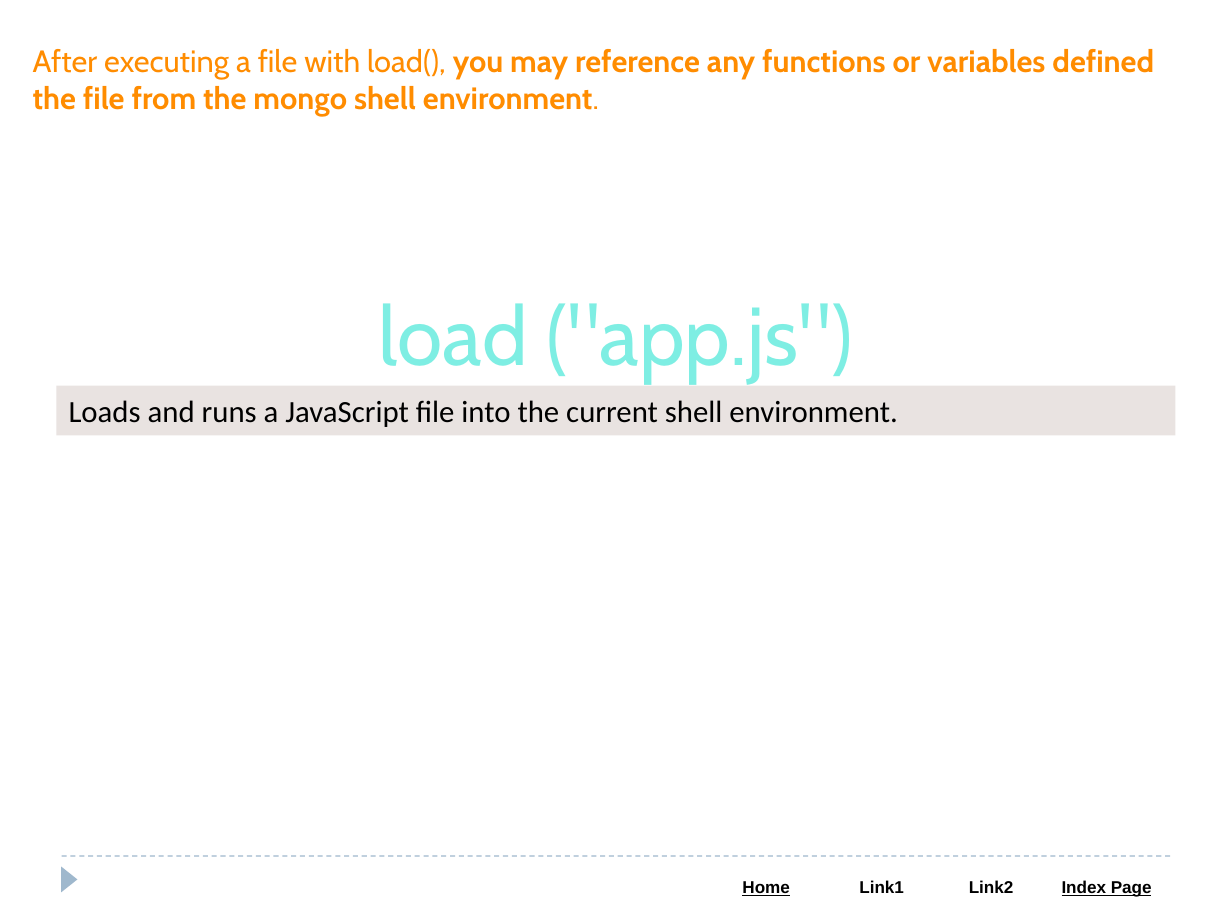
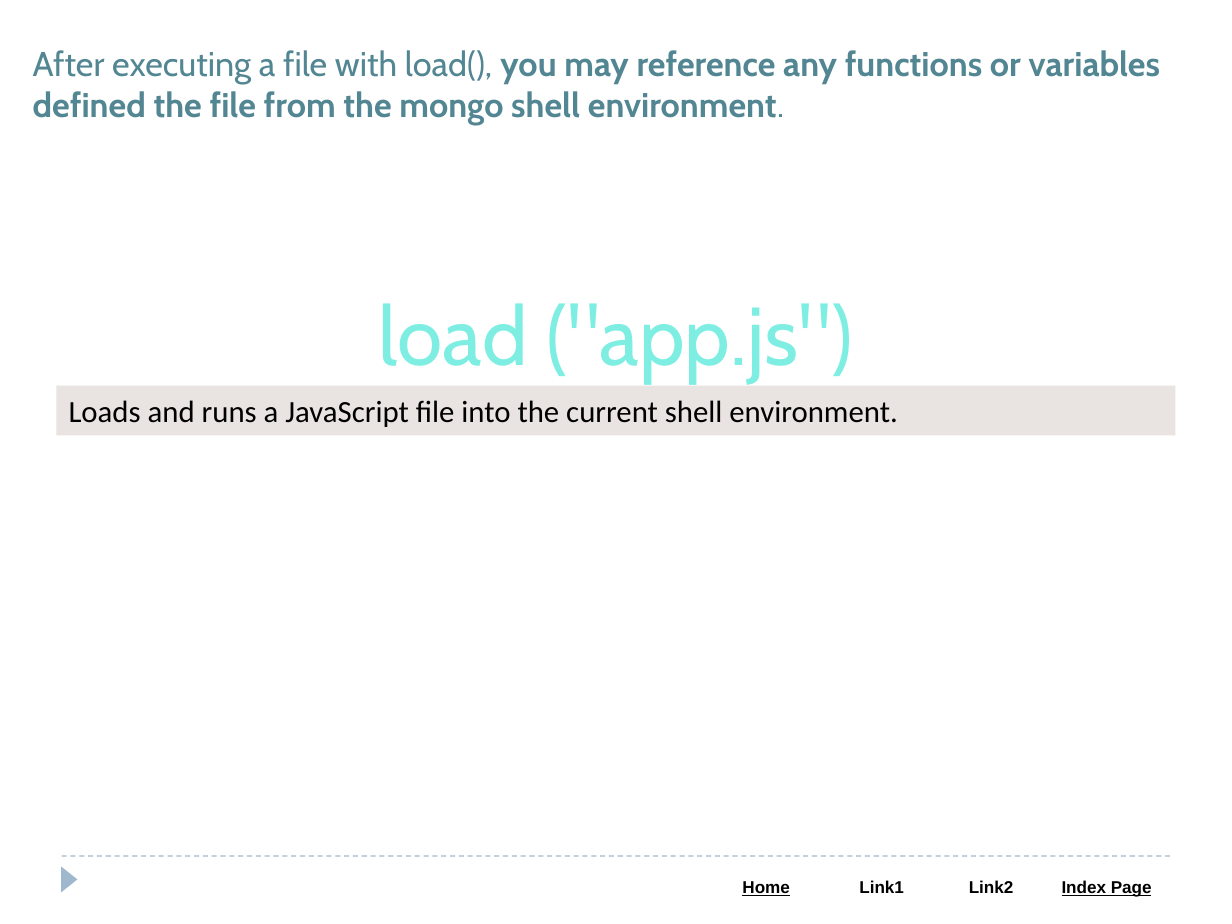
Before and after one commit to Saleel-Bagde/PPT-s, a slide deck: slide 74 of MongoDB PPT.pptx. Drawn at 1232x924 pixels with LibreOffice and Linux fonts; fonts in the diff are those of the drawing. Boxes give left, top, right and bottom in pixels: in the first picture for what was removed or moved away, otherwise in the second. Text is boxed around its words. In the diff, an @@ line names an element or a change of style, - is before the commit and + after.

```diff
--- a/MongoDB PPT.pptx
+++ b/MongoDB PPT.pptx
@@ text "After executing a file with ..." at box(33, 50, 1160, 125): size 18 to 20 pt, text colour #FF8C00 to #528693 @@
```
Also in this commit, not shown: 5 other slides changed.
